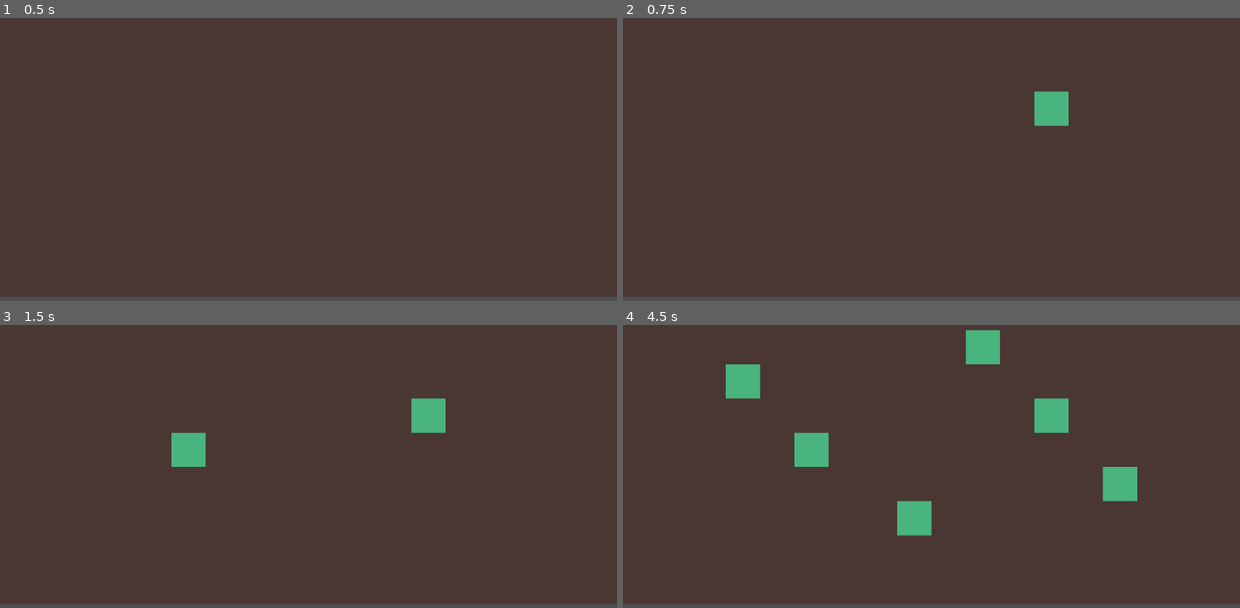
Above: before the commit, frames 1-4 (two rows, left to right).
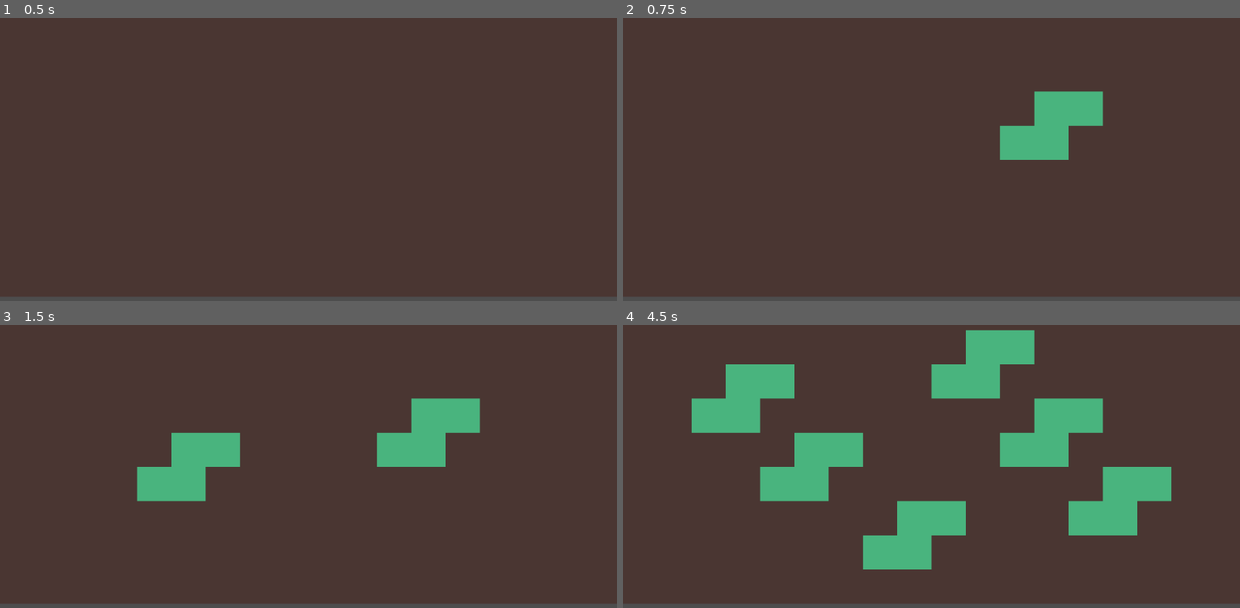
Above: after the commit, the same moments.

Repository: Coffin-Likker/tetrarcana
Game: Godot game, scene res://scenes/game_manager.tscn
The game is run twice, just before and just after one commit, with the same random seed, the same clock (stepped at 60 frames per second) and the same inputs.
Inputs (mouse positions are in pixels of both pictures, inside the frame that each line leads up to):
- Up to frame 1 (0.5 s): no input
- Up to frame 2 (0.75 s): tap Enter at 0.5 s; move the mouse to (1067, 111) at 0.52 s; click (1067, 111) at 0.67 s
- Up to frame 3 (1.5 s): tap Space at 1.25 s; move the mouse to (185, 452) at 1.27 s; click (185, 452) at 1.42 s
- Up to frame 4 (4.5 s): tap Enter at 2, 3.5 s; move the mouse to (993, 358) at 2.02 s; click (993, 358) at 2.17 s; tap Space at 2.75, 4.25 s; move the mouse to (900, 503) at 2.77 s; click (900, 503) at 2.92 s; move the mouse to (1116, 486) at 3.52 s; click (1116, 486) at 3.67 s; move the mouse to (746, 381) at 4.27 s; click (746, 381) at 4.42 s

Frame 1 is identical in both runs. In frame 2, 2.0% of the frame differs, in the area x 61-78%, y 25-51%; in frame 3, 4.1%; in frame 4, 12%, in the area x 11-89%, y 1-87%.

Commit message:
allow placement and destruction of tiles

Diff:
--- a/scripts/tile_map.gd
+++ b/scripts/tile_map.gd
@@ -1,15 +1,69 @@
 extends TileMap
 
+# Define the S-shape Tetris piece
+const S_SHAPE = [
+	Vector2i(0, 0), Vector2i(1, 0),
+	Vector2i(-1, 1), Vector2i(0, 1),
+]
+
+# Tile IDs
+const EMPTY_TILE = Vector2i(0, 0)
+const PLAYER_1_TILE = Vector2i(16, 5)
+
 func _input(event):
-	if event is InputEventMouseButton and event.pressed and event.button_index == MOUSE_BUTTON_LEFT:
-		_on_tile_clicked(event.position)
+	if not event is InputEventMouseButton or not event.pressed:
+		return
 
-func _on_tile_clicked(click_position):
-	var tile_position = local_to_map(to_local(click_position))
-	var current_tile = get_cell_source_id(0, tile_position)
+	print("Input event detected: ", event.button_index)
+	_on_tile_clicked(event.position, event.button_index)
 
-	# BAD YUCK (idk how to make tilesheets with just one tile yet)
-	var green_tile_source_id = 0
-	var green_tile_atlas_coords = Vector2i(16, 5)
+func _on_tile_clicked(click_position: Vector2, button_index: int):
+	var base_position = local_to_map(to_local(click_position))
+	print("Clicked tile position: ", base_position)
 
-	set_cell(0, tile_position, green_tile_source_id, green_tile_atlas_coords)
+	match button_index:
+		MOUSE_BUTTON_LEFT:
+			print("Left click detected, placing piece")
+			place_piece(base_position, S_SHAPE, PLAYER_1_TILE)
+		MOUSE_BUTTON_RIGHT:
+			print("Right click detected, clearing connected piece")
+			clear_connected_piece(base_position)
+
+func place_piece(base_position: Vector2i, shape: Array, tile: Vector2i):
+	print("Placing piece at base position: ", base_position)
+	for offset in shape:
+		var tile_position = base_position + offset
+		print("Setting tile at position: ", tile_position)
+		set_cell(0, tile_position, 0, tile)  # Assuming 0 is the board tileset ID
+
+func clear_connected_piece(start_position: Vector2i):
+	print("Starting to clear connected piece from position: ", start_position)
+	var start_tile = get_cell_atlas_coords(0, start_position)
+	print("Start tile atlas coords: ", start_tile)
+	if start_tile == EMPTY_TILE:
+		print("Start tile is empty, returning")
+		return
+
+	var to_clear = [start_position]
+	var checked = {}
+
+	while not to_clear.is_empty():
+		var current_position = to_clear.pop_back()
+		print("Checking tile at position: ", current_position)
+		if current_position in checked:
+			print("Tile already checked, skipping")
+			continue
+
+		checked[current_position] = true
+		var current_tile = get_cell_atlas_coords(0, current_position)
+		print("Current tile atlas coords: ", current_tile)
+		if current_tile == start_tile:
+			print("Clearing tile at position: ", current_position)
+			set_cell(0, current_position, 0, EMPTY_TILE)
+			for direction in [Vector2i.UP, Vector2i.DOWN, Vector2i.LEFT, Vector2i.RIGHT]:
+				var next_position = current_position + direction
+				if next_position not in checked:
+					to_clear.append(next_position)
+					print("Added adjacent tile to check: ", next_position)
+
+		print("Finished clearing connected piece")
